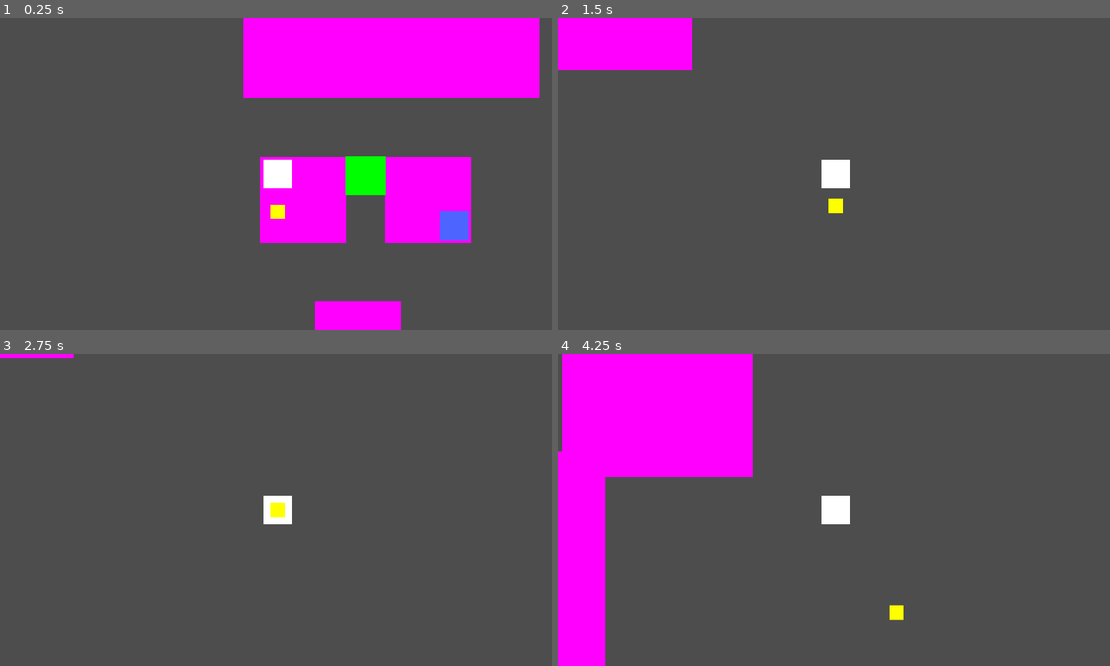
Above: before the commit, frames 1-4 (two rows, left to right).
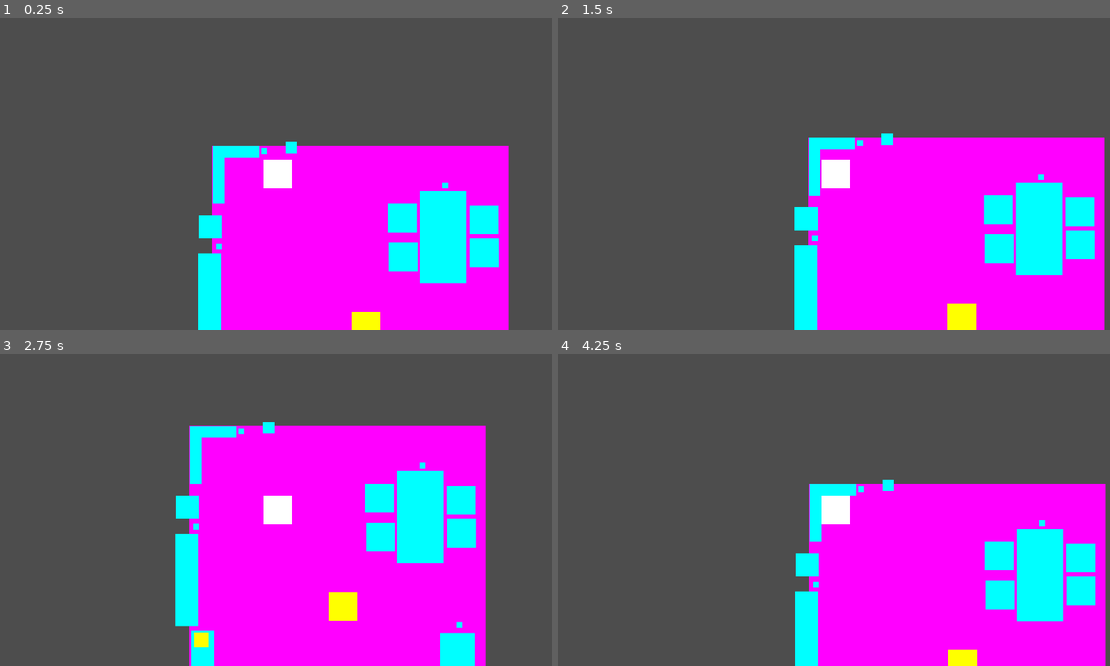
Above: after the commit, the same moments.

Repository: M4przybysz/lem_game_jam-powtorka
Game: Godot game, scene res://src/main/main.tscn
The game is run twice, just before and just after one commit, with the same random seed, the same clock (stepped at 60 frames per second) and the same inputs.
Inputs:
- Up to frame 1 (0.25 s): no input
- Up to frame 2 (1.5 s): tap Enter at 0.5 s; hold D (right) 0.53-1.28 s; tap F (action1) at 0.6 s; hold S (down) from 1.28 s (still down); tap E (action2) at 1.35 s
- Up to frame 3 (2.75 s): release S (down) at 2.03 s; hold D (right) from 2.03 s (still down); tap F (action1) at 2.1 s
- Up to frame 4 (4.25 s): release D (right) at 2.78 s; hold W (up) 2.78-3.53 s; tap E (action2) at 2.85 s; hold A (left) from 3.53 s (still down); tap F (action1) at 3.6 s

The runs differ from the first frame. In frame 1, 39% of the frame differs, in the area x 35-98%, y 0-100%; in frame 2, 38%; in frame 3, 42%; in frame 4, 51%, in the area x 0-100%, y 0-100%.
Error after the commit: Invalid access to property or key 'player_holds_item' on a base object of type 'Node2D'. (res://src/objects/item.gd:23)

Commit message:
collisions? Don't remember more

Diff:
--- a/powtorka/src/gameplay/gameplay.tscn
+++ b/powtorka/src/gameplay/gameplay.tscn
@@ -1,21 +1,24 @@
-[gd_scene load_steps=5 format=3 uid="uid://ddg2su88rjrwp"]
+[gd_scene load_steps=6 format=3 uid="uid://ddg2su88rjrwp"]
 
 [ext_resource type="Script" path="res://src/gameplay/gameplay.gd" id="1_qu5en"]
-[ext_resource type="PackedScene" uid="uid://gpcqqw6efjpy" path="res://src/levels/test_lvl.tscn" id="1_wkdmg"]
 [ext_resource type="PackedScene" uid="uid://cshqsixm2pc76" path="res://src/player/player.tscn" id="2_28rhj"]
-[ext_resource type="PackedScene" uid="uid://u330yrurm5sq" path="res://src/objects/item.tscn" id="4_44x78"]
+[ext_resource type="PackedScene" uid="uid://byijgbgy51b47" path="res://src/levels/sypialnia.tscn" id="2_rd5ia"]
+[ext_resource type="PackedScene" uid="uid://b2w7emtaenbme" path="res://src/levels/glowny.tscn" id="3_gudmw"]
+[ext_resource type="PackedScene" uid="uid://6o85knhcbaqp" path="res://src/levels/kokpit.tscn" id="5_a6v07"]
 
 [node name="Gameplay" type="Node2D"]
-position = Vector2(-1912, 881)
 script = ExtResource("1_qu5en")
 
-[node name="test lvl" parent="." instance=ExtResource("1_wkdmg")]
-position = Vector2(39, 41)
+[node name="Node2D2" parent="." instance=ExtResource("5_a6v07")]
+position = Vector2(-2045, 1016)
+
+[node name="Node2D" parent="." instance=ExtResource("3_gudmw")]
+position = Vector2(-11, 1064)
+
+[node name="Room_Small_Closed" parent="." instance=ExtResource("2_rd5ia")]
+position = Vector2(1918, 1124)
 
 [node name="Player" parent="." instance=ExtResource("2_28rhj")]
-position = Vector2(100, 100)
+position = Vector2(231, 120)
 
 [node name="Camera2D" type="Camera2D" parent="Player"]
-
-[node name="Item" parent="." instance=ExtResource("4_44x78")]
-position = Vector2(100, 231)
--- /dev/null
+++ b/powtorka/src/levels/assets/assets_base.tscn
@@ -0,0 +1,12 @@
+[gd_scene load_steps=2 format=3 uid="uid://bsjliawskluyg"]
+
+[sub_resource type="RectangleShape2D" id="RectangleShape2D_oep1s"]
+
+[node name="assets" type="Node2D"]
+
+[node name="Sprite2D" type="Sprite2D" parent="."]
+
+[node name="StaticBody2D" type="StaticBody2D" parent="."]
+
+[node name="CollisionShape2D" type="CollisionShape2D" parent="StaticBody2D"]
+shape = SubResource("RectangleShape2D_oep1s")
--- a/powtorka/src/levels/glowny.tscn
+++ b/powtorka/src/levels/glowny.tscn
@@ -1,9 +1,10 @@
-[gd_scene load_steps=5 format=3 uid="uid://vlc2esek4y5n"]
+[gd_scene load_steps=6 format=3 uid="uid://b2w7emtaenbme"]
 
 [ext_resource type="PackedScene" uid="uid://d1kkcfxkbvy1m" path="res://src/levels/rooms/room_big_closed.tscn" id="1_1k4ns"]
 [ext_resource type="PackedScene" uid="uid://c5ith1wamnvtw" path="res://src/objects/test_object.tscn" id="2_0er4t"]
 [ext_resource type="PackedScene" uid="uid://cshqsixm2pc76" path="res://src/player/player.tscn" id="3_cere0"]
-[ext_resource type="PackedScene" uid="uid://u330yrurm5sq" path="res://src/objects/item.tscn" id="4_0iudd"]
+[ext_resource type="PackedScene" uid="uid://bsjliawskluyg" path="res://src/levels/assets/assets_base.tscn" id="3_wvou0"]
+[ext_resource type="PackedScene" path="res://src/objects/item.tscn" id="4_0iudd"]
 
 [node name="Node2D" type="Node2D"]
 
@@ -13,6 +14,8 @@
 [node name="Stolik" parent="." instance=ExtResource("2_0er4t")]
 position = Vector2(814, -726)
 scale = Vector2(8, 16)
+
+[node name="assets" parent="Stolik" instance=ExtResource("3_wvou0")]
 
 [node name="Krzeslo" parent="." instance=ExtResource("2_0er4t")]
 position = Vector2(956, -671)
@@ -30,13 +33,20 @@
 position = Vector2(942, -185)
 scale = Vector2(6, 14)
 
+[node name="assets" parent="Bierznia" instance=ExtResource("3_wvou0")]
+position = Vector2(-109.154, 25.0695)
+
 [node name="Stacja badawcza" parent="." instance=ExtResource("2_0er4t")]
 position = Vector2(141, -56)
 scale = Vector2(12, 4)
 
+[node name="assets" parent="Stacja badawcza" instance=ExtResource("3_wvou0")]
+
 [node name="Stacja badawcza2" parent="." instance=ExtResource("2_0er4t")]
 position = Vector2(61, -214)
 scale = Vector2(4, 12)
+
+[node name="assets" parent="Stacja badawcza2" instance=ExtResource("3_wvou0")]
 
 [node name="Właz" parent="." instance=ExtResource("2_0er4t")]
 position = Vector2(7, -509)
@@ -46,17 +56,25 @@
 position = Vector2(98, -1021)
 scale = Vector2(8, 2)
 
+[node name="assets" parent="Rury" instance=ExtResource("3_wvou0")]
+
 [node name="Rury2" parent="." instance=ExtResource("2_0er4t")]
 position = Vector2(38, -921)
 scale = Vector2(2, 8)
+
+[node name="assets" parent="Rury2" instance=ExtResource("3_wvou0")]
 
 [node name="Kapsula" parent="." instance=ExtResource("2_0er4t")]
 position = Vector2(9, -761)
 scale = Vector2(4, 4)
 
+[node name="assets" parent="Kapsula" instance=ExtResource("3_wvou0")]
+
 [node name="Wieszak na skafander" parent="." instance=ExtResource("2_0er4t")]
 position = Vector2(289, -1036)
 scale = Vector2(2, 2)
+
+[node name="assets" parent="Wieszak na skafander" instance=ExtResource("3_wvou0")]
 
 [node name="Lampka sprawdzająca działanie stacji badawczej" parent="." instance=ExtResource("2_0er4t")]
 position = Vector2(280, -56)
--- a/powtorka/src/levels/kokpit.tscn
+++ b/powtorka/src/levels/kokpit.tscn
@@ -1,18 +1,15 @@
-[gd_scene load_steps=6 format=3 uid="uid://dlbeovj22gdg5"]
+[gd_scene load_steps=6 format=3 uid="uid://6o85knhcbaqp"]
 
 [ext_resource type="PackedScene" uid="uid://d1kkcfxkbvy1m" path="res://src/levels/rooms/room_big_closed.tscn" id="1_ov4ay"]
-[ext_resource type="PackedScene" uid="uid://cshqsixm2pc76" path="res://src/player/player.tscn" id="2_p30jd"]
 [ext_resource type="PackedScene" uid="uid://c5ith1wamnvtw" path="res://src/objects/test_object.tscn" id="3_dbt3h"]
 [ext_resource type="PackedScene" uid="uid://brwy8u50fkdpl" path="res://src/teleport/teleport.tscn" id="4_w2pdo"]
-[ext_resource type="PackedScene" uid="uid://u330yrurm5sq" path="res://src/objects/item.tscn" id="5_ivw83"]
-
-[node name="Node2D" type="Node2D"]
+[ext_resource type="PackedScene" path="res://src/objects/item.tscn" id="5_ivw83"]
+[ext_resource type="PackedScene" uid="uid://bsjliawskluyg" path="res://src/levels/assets/assets_base.tscn" id="5_llea8"]
+
+[node name="Node2D2" type="Node2D"]
 
 [node name="Room_Big_Closed" parent="." instance=ExtResource("1_ov4ay")]
 position = Vector2(-11, 5)
-
-[node name="Player" parent="." instance=ExtResource("2_p30jd")]
-position = Vector2(270, 141)
 
 [node name="Fotel" parent="." instance=ExtResource("3_dbt3h")]
 position = Vector2(386, 913)
@@ -22,218 +19,229 @@
 position = Vector2(669, 914)
 scale = Vector2(6, 3)
 
-[node name="Butelka" parent="." instance=ExtResource("4_w2pdo")]
+[node name="butelkas" type="Node2D" parent="."]
 position = Vector2(103, 240)
 
-[node name="Butelka2" parent="." instance=ExtResource("4_w2pdo")]
-position = Vector2(203, 241)
-
-[node name="Butelka3" parent="." instance=ExtResource("4_w2pdo")]
-position = Vector2(403, 238)
-
-[node name="Butelka4" parent="." instance=ExtResource("4_w2pdo")]
-position = Vector2(504, 238)
-
-[node name="Butelka5" parent="." instance=ExtResource("4_w2pdo")]
-position = Vector2(605, 236)
-
-[node name="Butelka6" parent="." instance=ExtResource("4_w2pdo")]
-position = Vector2(704, 236)
-
-[node name="Butelka7" parent="." instance=ExtResource("4_w2pdo")]
-position = Vector2(800, 236)
-
-[node name="Butelka8" parent="." instance=ExtResource("4_w2pdo")]
-position = Vector2(899, 236)
-
-[node name="Butelka9" parent="." instance=ExtResource("4_w2pdo")]
-position = Vector2(8, 239)
-
-[node name="Butelka10" parent="." instance=ExtResource("4_w2pdo")]
-position = Vector2(5, 338)
-
-[node name="Butelka11" parent="." instance=ExtResource("4_w2pdo")]
-position = Vector2(104, 338)
-
-[node name="Butelka12" parent="." instance=ExtResource("4_w2pdo")]
-position = Vector2(202, 338)
-
-[node name="Butelka13" parent="." instance=ExtResource("4_w2pdo")]
-position = Vector2(898, 336)
-
-[node name="Butelka14" parent="." instance=ExtResource("4_w2pdo")]
-position = Vector2(900, 435)
-
-[node name="Butelka15" parent="." instance=ExtResource("4_w2pdo")]
-position = Vector2(700, 436)
-
-[node name="Butelka16" parent="." instance=ExtResource("4_w2pdo")]
-position = Vector2(601, 439)
-
-[node name="Butelka17" parent="." instance=ExtResource("4_w2pdo")]
-position = Vector2(502, 436)
-
-[node name="Butelka18" parent="." instance=ExtResource("4_w2pdo")]
-position = Vector2(406, 433)
-
-[node name="Butelka19" parent="." instance=ExtResource("4_w2pdo")]
-position = Vector2(307, 433)
-
-[node name="Butelka20" parent="." instance=ExtResource("4_w2pdo")]
-position = Vector2(209, 438)
-
-[node name="Butelka21" parent="." instance=ExtResource("4_w2pdo")]
-position = Vector2(106, 435)
-
-[node name="Butelka22" parent="." instance=ExtResource("4_w2pdo")]
-position = Vector2(8, 432)
-
-[node name="Butelka23" parent="." instance=ExtResource("4_w2pdo")]
-position = Vector2(5, 531)
-
-[node name="Butelka24" parent="." instance=ExtResource("4_w2pdo")]
-position = Vector2(106, 531)
-
-[node name="Butelka25" parent="." instance=ExtResource("4_w2pdo")]
-position = Vector2(900, 533)
-
-[node name="Butelka26" parent="." instance=ExtResource("4_w2pdo")]
-position = Vector2(898, 636)
-
-[node name="Butelka27" parent="." instance=ExtResource("4_w2pdo")]
-position = Vector2(797, 636)
-
-[node name="Butelka28" parent="." instance=ExtResource("4_w2pdo")]
-position = Vector2(696, 636)
-
-[node name="Butelka29" parent="." instance=ExtResource("4_w2pdo")]
-position = Vector2(598, 634)
-
-[node name="Butelka30" parent="." instance=ExtResource("4_w2pdo")]
-position = Vector2(500, 634)
-
-[node name="Butelka31" parent="." instance=ExtResource("4_w2pdo")]
-position = Vector2(401, 634)
-
-[node name="Butelka32" parent="." instance=ExtResource("4_w2pdo")]
-position = Vector2(309, 634)
-
-[node name="Butelka33" parent="." instance=ExtResource("4_w2pdo")]
-position = Vector2(109, 632)
-
-[node name="Butelka34" parent="." instance=ExtResource("4_w2pdo")]
-position = Vector2(10, 632)
-
-[node name="Butelka35" parent="." instance=ExtResource("4_w2pdo")]
-position = Vector2(8, 728)
-
-[node name="Butelka36" parent="." instance=ExtResource("4_w2pdo")]
-position = Vector2(107, 730)
-
-[node name="Butelka37" parent="." instance=ExtResource("4_w2pdo")]
-position = Vector2(309, 733)
-
-[node name="Butelka38" parent="." instance=ExtResource("4_w2pdo")]
-position = Vector2(408, 733)
-
-[node name="Butelka39" parent="." instance=ExtResource("4_w2pdo")]
-position = Vector2(502, 733)
-
-[node name="Butelka40" parent="." instance=ExtResource("4_w2pdo")]
-position = Vector2(600, 735)
-
-[node name="Butelka41" parent="." instance=ExtResource("4_w2pdo")]
-position = Vector2(698, 735)
-
-[node name="Butelka42" parent="." instance=ExtResource("4_w2pdo")]
-position = Vector2(797, 737)
-
-[node name="Butelka43" parent="." instance=ExtResource("4_w2pdo")]
-position = Vector2(898, 737)
-
-[node name="ButelkaAleBezpieczna" parent="." instance=ExtResource("3_dbt3h")]
-position = Vector2(354, 289)
-scale = Vector2(5, 5)
-
-[node name="ButelkaAleBezpieczna2" parent="." instance=ExtResource("3_dbt3h")]
-position = Vector2(354, 387)
-scale = Vector2(5, 5)
-
-[node name="ButelkaAleBezpieczna3" parent="." instance=ExtResource("3_dbt3h")]
-position = Vector2(453, 389)
-scale = Vector2(5, 5)
-
-[node name="ButelkaAleBezpieczna4" parent="." instance=ExtResource("3_dbt3h")]
-position = Vector2(551, 387)
-scale = Vector2(5, 5)
-
-[node name="ButelkaAleBezpieczna5" parent="." instance=ExtResource("3_dbt3h")]
-position = Vector2(650, 387)
-scale = Vector2(5, 5)
-
-[node name="ButelkaAleBezpieczna12" parent="." instance=ExtResource("3_dbt3h")]
-position = Vector2(749, 387)
-scale = Vector2(5, 5)
-
-[node name="ButelkaAleBezpieczna13" parent="." instance=ExtResource("3_dbt3h")]
-position = Vector2(845, 387)
-scale = Vector2(5, 5)
-
-[node name="ButelkaAleBezpieczna14" parent="." instance=ExtResource("3_dbt3h")]
-position = Vector2(847, 488)
-scale = Vector2(5, 5)
-
-[node name="ButelkaAleBezpieczna15" parent="." instance=ExtResource("3_dbt3h")]
-position = Vector2(847, 586)
-scale = Vector2(5, 5)
-
-[node name="ButelkaAleBezpieczna16" parent="." instance=ExtResource("3_dbt3h")]
-position = Vector2(749, 586)
-scale = Vector2(5, 5)
-
-[node name="ButelkaAleBezpieczna17" parent="." instance=ExtResource("3_dbt3h")]
-position = Vector2(648, 584)
-scale = Vector2(5, 5)
-
-[node name="ButelkaAleBezpieczna6" parent="." instance=ExtResource("3_dbt3h")]
-position = Vector2(551, 582)
-scale = Vector2(5, 5)
-
-[node name="ButelkaAleBezpieczna7" parent="." instance=ExtResource("3_dbt3h")]
-position = Vector2(453, 584)
-scale = Vector2(5, 5)
-
-[node name="ButelkaAleBezpieczna8" parent="." instance=ExtResource("3_dbt3h")]
-position = Vector2(359, 584)
-scale = Vector2(5, 5)
-
-[node name="ButelkaAleBezpieczna9" parent="." instance=ExtResource("3_dbt3h")]
-position = Vector2(258, 584)
-scale = Vector2(5, 5)
-
-[node name="ButelkaAleBezpieczna10" parent="." instance=ExtResource("3_dbt3h")]
-position = Vector2(259, 685)
-scale = Vector2(5, 5)
-
-[node name="ButelkaAleBezpieczna11" parent="." instance=ExtResource("3_dbt3h")]
-position = Vector2(259, 784)
-scale = Vector2(5, 5)
-
-[node name="ButelkaAleBezpieczna18" parent="." instance=ExtResource("3_dbt3h")]
-position = Vector2(259, 784)
-scale = Vector2(5, 5)
-
-[node name="Konsola" parent="." instance=ExtResource("3_dbt3h")]
+[node name="Butelka" parent="butelkas" instance=ExtResource("4_w2pdo")]
+
+[node name="Butelka2" parent="butelkas" instance=ExtResource("4_w2pdo")]
+position = Vector2(100, 1)
+
+[node name="Butelka3" parent="butelkas" instance=ExtResource("4_w2pdo")]
+position = Vector2(300, -2)
+
+[node name="Butelka4" parent="butelkas" instance=ExtResource("4_w2pdo")]
+position = Vector2(401, -2)
+
+[node name="Butelka5" parent="butelkas" instance=ExtResource("4_w2pdo")]
+position = Vector2(502, -4)
+
+[node name="Butelka6" parent="butelkas" instance=ExtResource("4_w2pdo")]
+position = Vector2(601, -4)
+
+[node name="Butelka7" parent="butelkas" instance=ExtResource("4_w2pdo")]
+position = Vector2(697, -4)
+
+[node name="Butelka8" parent="butelkas" instance=ExtResource("4_w2pdo")]
+position = Vector2(796, -4)
+
+[node name="Butelka9" parent="butelkas" instance=ExtResource("4_w2pdo")]
+position = Vector2(-95, -1)
+
+[node name="Butelka10" parent="butelkas" instance=ExtResource("4_w2pdo")]
+position = Vector2(-98, 98)
+
+[node name="Butelka11" parent="butelkas" instance=ExtResource("4_w2pdo")]
+position = Vector2(1, 98)
+
+[node name="Butelka12" parent="butelkas" instance=ExtResource("4_w2pdo")]
+position = Vector2(99, 98)
+
+[node name="Butelka13" parent="butelkas" instance=ExtResource("4_w2pdo")]
+position = Vector2(795, 96)
+
+[node name="Butelka14" parent="butelkas" instance=ExtResource("4_w2pdo")]
+position = Vector2(797, 195)
+
+[node name="Butelka15" parent="butelkas" instance=ExtResource("4_w2pdo")]
+position = Vector2(597, 196)
+
+[node name="Butelka16" parent="butelkas" instance=ExtResource("4_w2pdo")]
+position = Vector2(498, 199)
+
+[node name="Butelka17" parent="butelkas" instance=ExtResource("4_w2pdo")]
+position = Vector2(399, 196)
+
+[node name="Butelka18" parent="butelkas" instance=ExtResource("4_w2pdo")]
+position = Vector2(303, 193)
+
+[node name="Butelka19" parent="butelkas" instance=ExtResource("4_w2pdo")]
+position = Vector2(204, 193)
+
+[node name="Butelka20" parent="butelkas" instance=ExtResource("4_w2pdo")]
+position = Vector2(106, 198)
+
+[node name="Butelka21" parent="butelkas" instance=ExtResource("4_w2pdo")]
+position = Vector2(3, 195)
+
+[node name="Butelka22" parent="butelkas" instance=ExtResource("4_w2pdo")]
+position = Vector2(-95, 192)
+
+[node name="Butelka23" parent="butelkas" instance=ExtResource("4_w2pdo")]
+position = Vector2(-98, 291)
+
+[node name="Butelka24" parent="butelkas" instance=ExtResource("4_w2pdo")]
+position = Vector2(3, 291)
+
+[node name="Butelka25" parent="butelkas" instance=ExtResource("4_w2pdo")]
+position = Vector2(797, 293)
+
+[node name="Butelka26" parent="butelkas" instance=ExtResource("4_w2pdo")]
+position = Vector2(795, 396)
+
+[node name="Butelka27" parent="butelkas" instance=ExtResource("4_w2pdo")]
+position = Vector2(694, 396)
+
+[node name="Butelka28" parent="butelkas" instance=ExtResource("4_w2pdo")]
+position = Vector2(593, 396)
+
+[node name="Butelka29" parent="butelkas" instance=ExtResource("4_w2pdo")]
+position = Vector2(495, 394)
+
+[node name="Butelka30" parent="butelkas" instance=ExtResource("4_w2pdo")]
+position = Vector2(397, 394)
+
+[node name="Butelka31" parent="butelkas" instance=ExtResource("4_w2pdo")]
+position = Vector2(298, 394)
+
+[node name="Butelka32" parent="butelkas" instance=ExtResource("4_w2pdo")]
+position = Vector2(206, 394)
+
+[node name="Butelka33" parent="butelkas" instance=ExtResource("4_w2pdo")]
+position = Vector2(6, 392)
+
+[node name="Butelka34" parent="butelkas" instance=ExtResource("4_w2pdo")]
+position = Vector2(-93, 392)
+
+[node name="Butelka35" parent="butelkas" instance=ExtResource("4_w2pdo")]
+position = Vector2(-95, 488)
+
+[node name="Butelka36" parent="butelkas" instance=ExtResource("4_w2pdo")]
+position = Vector2(4, 490)
+
+[node name="Butelka37" parent="butelkas" instance=ExtResource("4_w2pdo")]
+position = Vector2(206, 493)
+
+[node name="Butelka38" parent="butelkas" instance=ExtResource("4_w2pdo")]
+position = Vector2(305, 493)
+
+[node name="Butelka39" parent="butelkas" instance=ExtResource("4_w2pdo")]
+position = Vector2(399, 493)
+
+[node name="Butelka40" parent="butelkas" instance=ExtResource("4_w2pdo")]
+position = Vector2(497, 495)
+
+[node name="Butelka41" parent="butelkas" instance=ExtResource("4_w2pdo")]
+position = Vector2(595, 495)
+
+[node name="Butelka42" parent="butelkas" instance=ExtResource("4_w2pdo")]
+position = Vector2(694, 497)
+
+[node name="Butelka43" parent="butelkas" instance=ExtResource("4_w2pdo")]
+position = Vector2(795, 497)
+
+[node name="ButelkaAleBezpieczna" parent="butelkas" instance=ExtResource("3_dbt3h")]
+position = Vector2(251, 49)
+scale = Vector2(5, 5)
+
+[node name="ButelkaAleBezpieczna2" parent="butelkas" instance=ExtResource("3_dbt3h")]
+position = Vector2(251, 147)
+scale = Vector2(5, 5)
+
+[node name="ButelkaAleBezpieczna3" parent="butelkas" instance=ExtResource("3_dbt3h")]
+position = Vector2(350, 149)
+scale = Vector2(5, 5)
+
+[node name="ButelkaAleBezpieczna4" parent="butelkas" instance=ExtResource("3_dbt3h")]
+position = Vector2(448, 147)
+scale = Vector2(5, 5)
+
+[node name="ButelkaAleBezpieczna5" parent="butelkas" instance=ExtResource("3_dbt3h")]
+position = Vector2(547, 147)
+scale = Vector2(5, 5)
+
+[node name="ButelkaAleBezpieczna12" parent="butelkas" instance=ExtResource("3_dbt3h")]
+position = Vector2(646, 147)
+scale = Vector2(5, 5)
+
+[node name="ButelkaAleBezpieczna13" parent="butelkas" instance=ExtResource("3_dbt3h")]
+position = Vector2(742, 147)
+scale = Vector2(5, 5)
+
+[node name="ButelkaAleBezpieczna14" parent="butelkas" instance=ExtResource("3_dbt3h")]
+position = Vector2(744, 248)
+scale = Vector2(5, 5)
+
+[node name="ButelkaAleBezpieczna15" parent="butelkas" instance=ExtResource("3_dbt3h")]
+position = Vector2(744, 346)
+scale = Vector2(5, 5)
+
+[node name="ButelkaAleBezpieczna16" parent="butelkas" instance=ExtResource("3_dbt3h")]
+position = Vector2(646, 346)
+scale = Vector2(5, 5)
+
+[node name="ButelkaAleBezpieczna17" parent="butelkas" instance=ExtResource("3_dbt3h")]
+position = Vector2(545, 344)
+scale = Vector2(5, 5)
+
+[node name="ButelkaAleBezpieczna6" parent="butelkas" instance=ExtResource("3_dbt3h")]
+position = Vector2(448, 342)
+scale = Vector2(5, 5)
+
+[node name="ButelkaAleBezpieczna7" parent="butelkas" instance=ExtResource("3_dbt3h")]
+position = Vector2(350, 344)
+scale = Vector2(5, 5)
+
+[node name="ButelkaAleBezpieczna8" parent="butelkas" instance=ExtResource("3_dbt3h")]
+position = Vector2(256, 344)
+scale = Vector2(5, 5)
+
+[node name="ButelkaAleBezpieczna9" parent="butelkas" instance=ExtResource("3_dbt3h")]
+position = Vector2(155, 344)
+scale = Vector2(5, 5)
+
+[node name="ButelkaAleBezpieczna10" parent="butelkas" instance=ExtResource("3_dbt3h")]
+position = Vector2(156, 445)
+scale = Vector2(5, 5)
+
+[node name="ButelkaAleBezpieczna11" parent="butelkas" instance=ExtResource("3_dbt3h")]
+position = Vector2(156, 544)
+scale = Vector2(5, 5)
+
+[node name="ButelkaAleBezpieczna18" parent="butelkas" instance=ExtResource("3_dbt3h")]
+position = Vector2(156, 544)
+scale = Vector2(5, 5)
+
+[node name="konsola-grupa" type="Node2D" parent="."]
 position = Vector2(517, 988)
 scale = Vector2(51, 5)
 
-[node name="Konsola2" parent="." instance=ExtResource("3_dbt3h")]
-position = Vector2(977, 891)
-scale = Vector2(5, 5)
-
-[node name="Konsola3" parent="." instance=ExtResource("3_dbt3h")]
-position = Vector2(58, 895)
-scale = Vector2(5, 5)
+[node name="Konsola" parent="konsola-grupa" instance=ExtResource("3_dbt3h")]
+scale = Vector2(1, 1)
+
+[node name="assets" parent="konsola-grupa/Konsola" instance=ExtResource("5_llea8")]
+
+[node name="Konsola2" parent="konsola-grupa" instance=ExtResource("3_dbt3h")]
+position = Vector2(9.01961, -19.4)
+scale = Vector2(0.0980392, 1)
+
+[node name="assets" parent="konsola-grupa/Konsola2" instance=ExtResource("5_llea8")]
+
+[node name="Konsola3" parent="konsola-grupa" instance=ExtResource("3_dbt3h")]
+position = Vector2(-9, -18.6)
+scale = Vector2(0.0980392, 1)
+
+[node name="assets" parent="konsola-grupa/Konsola3" instance=ExtResource("5_llea8")]
 
 [node name="Wejście" parent="." instance=ExtResource("3_dbt3h")]
 position = Vector2(243, 24)
@@ -243,5 +251,7 @@
 position = Vector2(653, 62)
 scale = Vector2(15, 5)
 
+[node name="assets" parent="Object" instance=ExtResource("5_llea8")]
+
 [node name="PlakietkaIDEwy" parent="." instance=ExtResource("5_ivw83")]
 position = Vector2(731, 82)
--- a/powtorka/src/levels/sypialnia.tscn
+++ b/powtorka/src/levels/sypialnia.tscn
@@ -1,7 +1,7 @@
-[gd_scene load_steps=5 format=3 uid="uid://erhl6mn8tmot"]
+[gd_scene load_steps=5 format=3 uid="uid://byijgbgy51b47"]
 
 [ext_resource type="PackedScene" uid="uid://c5ith1wamnvtw" path="res://src/objects/test_object.tscn" id="1_0cd3x"]
-[ext_resource type="PackedScene" uid="uid://cshqsixm2pc76" path="res://src/player/player.tscn" id="2_t0uub"]
+[ext_resource type="PackedScene" uid="uid://bsjliawskluyg" path="res://src/levels/assets/assets_base.tscn" id="2_trqxc"]
 
 [sub_resource type="RectangleShape2D" id="RectangleShape2D_mf2vb"]
 size = Vector2(312, 15)
@@ -40,22 +40,26 @@
 position = Vector2(103, 62)
 scale = Vector2(-8.57845, 5.71761)
 
-[node name="Player" parent="." instance=ExtResource("2_t0uub")]
-position = Vector2(550, 187)
-scale = Vector2(0.958795, 1.03287)
-
 [node name="stolik nocny" parent="." instance=ExtResource("1_0cd3x")]
 position = Vector2(53, 159)
 scale = Vector2(2.84, 2.76)
+
+[node name="assets" parent="stolik nocny" instance=ExtResource("2_trqxc")]
 
 [node name="komoda" parent="." instance=ExtResource("1_0cd3x")]
 position = Vector2(86, 281)
 scale = Vector2(7.24348, 2.72)
 
+[node name="assets" parent="komoda" instance=ExtResource("2_trqxc")]
+
 [node name="biurko" parent="." instance=ExtResource("1_0cd3x")]
 position = Vector2(257, 280)
 scale = Vector2(5.24, 2.72)
 
+[node name="assets" parent="biurko" instance=ExtResource("2_trqxc")]
+
 [node name="krzesło" parent="." instance=ExtResource("1_0cd3x")]
 position = Vector2(262, 226)
 scale = Vector2(1.56, 1.36)
+
+[node name="assets" parent="krzesło" instance=ExtResource("2_trqxc")]
